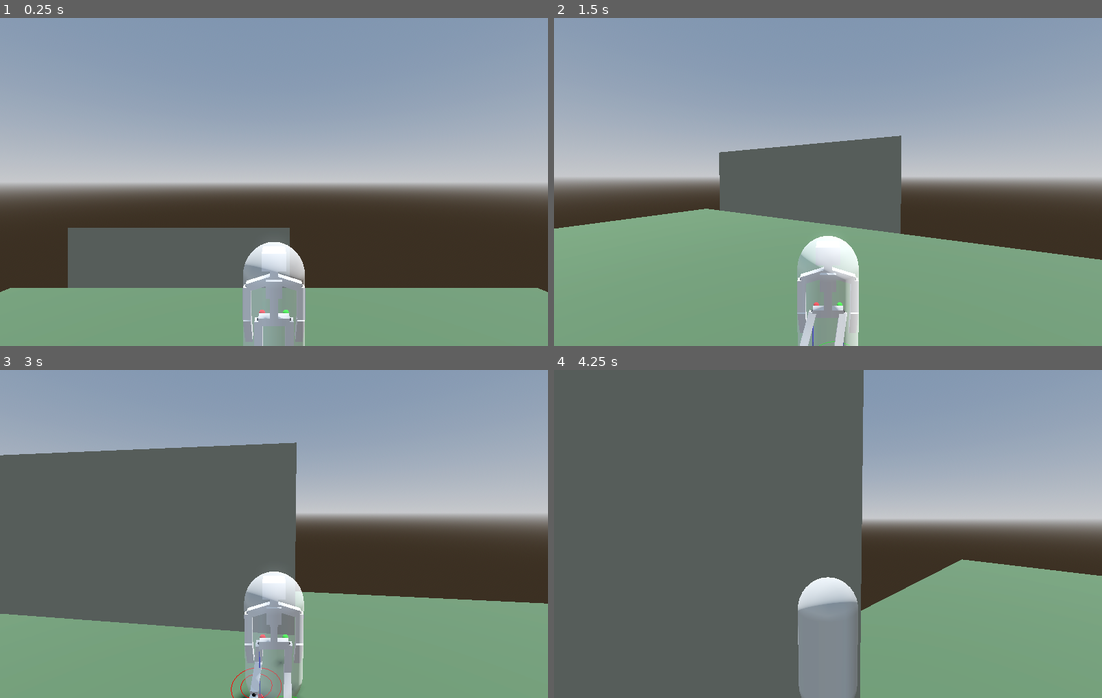
Above: before the commit, frames 1-4 (two rows, left to right).
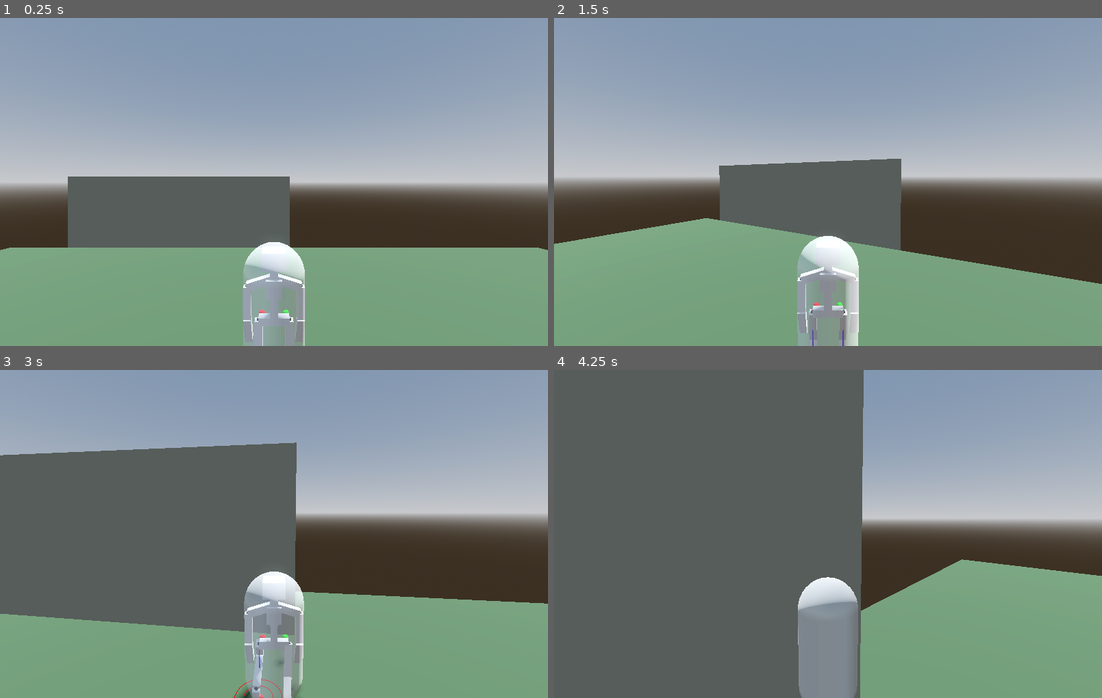
Above: after the commit, the same moments.

Repository: marcolatellafrias/character-parametric
Game: Godot game, scene res://Scenes/Demo.tscn
Two runs of this game, one before a commit and one after it. Both use one fixed random seed, a clock stepped at 60 frames per second and the inputs below.
Inputs (mouse positions are in pixels of both pictures, inside the frame that each line leads up to):
- Up to frame 1 (0.25 s): no input
- Up to frame 2 (1.5 s): move the mouse to (855, 182) at 0.52 s; hold E 0.53-1.28 s; hold W (move_forward) from 0.53 s (still down); tap Space (jump) at 0.77 s; move the mouse to (800, 182) at 1.27 s; tap Q at 1.35 s
- Up to frame 3 (3 s): keep holding W (move_forward); tap Space (jump) at 1.52 s; move the mouse to (284, 527) at 2.02 s; hold E 2.03-2.78 s; move the mouse to (268, 540) at 2.77 s; tap Q at 2.85 s
- Up to frame 4 (4.25 s): keep holding W (move_forward); tap Space (jump) at 3.02, 3.77 s; move the mouse to (866, 537) at 3.52 s; hold E from 3.53 s (still down)

The runs differ from the first frame. In frame 1, 17% of the frame differs, in the area x 0-100%, y 48-93%; in frame 2, 6.9%; in frame 3, 0.3%; in frame 4, less than 0.1%.

Commit message:
Descripción del cambio (por ejemplo: agregar animación de salto)

Diff:
--- a/Scenes/Demo.tscn
+++ b/Scenes/Demo.tscn
@@ -116,7 +116,7 @@
 mesh = SubResource("CapsuleMesh_umjme")
 
 [node name="player_root" type="Node3D" parent="."]
-transform = Transform3D(1, 0, 0, 0, 1, 0, 0, 0, 1, 0, 4.593111, -5.5539103)
+transform = Transform3D(1, 0, 0, 0, 1, 0, 0, 0, 1, 0, 2.2827277, -5.5539103)
 
 [node name="player_controller" type="CharacterBody3D" parent="player_root"]
 script = ExtResource("6_oilx1")
--- a/scripts/bone_instantiator.gd
+++ b/scripts/bone_instantiator.gd
@@ -41,6 +41,9 @@
 var step_radius_turn := 0.2
 @export var distance_from_ground_factor := 0.1 #10% del tamaño de sus piernas desde el suelo
 var distance_from_ground: float
+# Adjustable step settings
+const STEP_SPEED_MPS  := 6.0      # how fast the foot travels toward its new spot
+const STEP_HEIGHT     := 0.4     # how high the foot lifts during the step
 
 #IK variables
 @onready var ik_targets := $"../../ik_targets"
@@ -101,6 +104,9 @@
 @onready var collision_shape : CollisionShape3D = $"../CollisionShape3D"
 var previous_transform : Transform3D
 
+func _ready() -> void:
+	initialize_skeleton()
+
 func update_sizes() -> void:
 	# Evitar división por cero
 	var total := legs_to_feet_proportion + chest_to_low_spine_proportion + neck_to_head_proportion
@@ -148,13 +154,8 @@
 	var arm_total := leg_height #torso_height * arms_proportion
 	upper_arm_size = Vector3(0.1, arm_total * 0.45, 0.1)
 	lower_arm_size = Vector3(0.1, arm_total * 0.55, 0.1)
-	raycast_leg_lenght = leg_height + 0.05
+	raycast_leg_lenght = leg_height
 	distance_from_ground = leg_height * (distance_from_ground_factor)
-	#var ground_collision_mesh = CapsuleMesh.new()
-	#ground_collision_mesh.height = feet_to_head_height
-	#ground_collision_mesh.radius = hip_width.y * 2
-	#collision_shape.shape = ground_collision_mesh
-	#collision_shape.translate(Vector3(0, leg_height - (leg_height - distance_from_ground) ,0))
 	if collision_shape is CollisionShape3D:
 		if collision_shape.shape is CapsuleShape3D:
 			var radius :=  hip_width.y * 2
@@ -166,10 +167,6 @@
 			character_controller.add_child.call_deferred(DebugUtil.create_debug_capsule(radius,  height, y_offset))
 			print("added capsule debug")
 
-
-func _ready() -> void:
-	initialize_skeleton()
-
 func initialize_skeleton() -> void:
 	for bone in get_children():
 		bone.queue_free()
@@ -215,227 +212,40 @@
 	create_ik_controls()
 
 func create_ik_controls() -> void:
-	left_leg_raycast = RayCast3D.new()
-	left_leg_raycast.target_position = Vector3(0,-raycast_leg_lenght,0)
-	left_leg_raycast.add_child(DebugUtil.create_debug_line(raycast_color, raycast_leg_lenght))
-	left_leg_raycast.translate(Vector3(-hip_width.y,0,0))
+	#Agrego cosas q se mueven con el pj, como hijos
+	left_leg_raycast = IkUtil.create_leg_raycast(-hip_width.y, raycast_color, raycast_leg_lenght)
+	right_leg_raycast = IkUtil.create_leg_raycast(hip_width.y, raycast_color, raycast_leg_lenght)
 	add_child(left_leg_raycast)
-	right_leg_raycast = RayCast3D.new()
-	right_leg_raycast.target_position = Vector3(0,-raycast_leg_lenght,0)
-	right_leg_raycast.add_child(DebugUtil.create_debug_line(raycast_color, raycast_leg_lenght))
-	right_leg_raycast.translate(Vector3(hip_width.y,0,0))
 	add_child(right_leg_raycast)
-
-	# === LEFT POLE ===
-	left_leg_pole = Node3D.new()
+	left_leg_pole = IkUtil.create_pole(left_lower_leg, pole_distance, left_color,self)
+	right_leg_pole = IkUtil.create_pole(right_lower_leg, pole_distance, right_color,self)
 	add_child(left_leg_pole)
-	left_leg_pole.global_position = left_lower_leg.global_position + left_lower_leg.global_transform.basis.z * pole_distance
-	left_leg_pole.add_child(DebugUtil.create_debug_sphere(left_color))
-
-	# === RIGHT POLE ===
-	right_leg_pole = Node3D.new()
 	add_child(right_leg_pole)
-	right_leg_pole.global_position = right_lower_leg.global_position + right_lower_leg.global_transform.basis.z * pole_distance
-	right_leg_pole.add_child(DebugUtil.create_debug_sphere(right_color))
-
-	# === IK TARGETS ===
-	left_leg_next_target = Node3D.new()
+	left_leg_next_target = IkUtil.create_next_target(-hip_width.y, left_color, raycast_leg_lenght)
+	right_leg_next_target = IkUtil.create_next_target(hip_width.y, right_color, raycast_leg_lenght)
 	add_child(left_leg_next_target)
-	left_leg_next_target.position = Vector3(-hip_width.y,-raycast_leg_lenght,0)
-	left_leg_next_target.add_child(DebugUtil.create_debug_sphere(left_color))
-
-	right_leg_next_target = Node3D.new()
 	add_child(right_leg_next_target)
-	right_leg_next_target.position = Vector3(hip_width.y,-raycast_leg_lenght,0)
-	right_leg_next_target.add_child(DebugUtil.create_debug_sphere(right_color))
-
-	left_leg_current_target = create_ik_target(left_color)
+
+	#Agrego cosas q se mueven con el mundo, en ik_targets
+	left_leg_current_target = IkUtil.create_ik_target(left_color, step_radius_walk, step_radius_turn)
+	right_leg_current_target = IkUtil.create_ik_target(right_color, step_radius_walk, step_radius_turn)
 	ik_targets.add_child(left_leg_current_target)
-	right_leg_current_target = create_ik_target(right_color)
 	ik_targets.add_child(right_leg_current_target)
 
-
-func create_ik_target(color: Color) -> Node3D:
-	var _ik_target = Node3D.new()
-	_ik_target.add_child(DebugUtil.create_debug_cube(color))
-	_ik_target.add_child(DebugUtil.create_debug_ring(color,step_radius_walk))
-	_ik_target.add_child(DebugUtil.create_debug_ring(color,step_radius_turn))
-	return _ik_target
-
-func solve_leg_ik(
-	upper_bone: CustomBone,
-	lower_bone: CustomBone,
-	ik_target: Vector3,
-	pole_target: Vector3
-) -> void:
-	var root_pos  : Vector3 = upper_bone.global_position
-	var target_pos: Vector3 = ik_target
-	var upper_len : float   = upper_bone.length
-	var lower_len : float   = lower_bone.length
-
-	# ---- Direction & reach ----
-	var root_to_target = target_pos - root_pos
-	var total_len = root_to_target.length()
-	var clamped_len = clamp(total_len, 0.001, upper_len + lower_len)
-	var dir_to_target = root_to_target.normalized()
-
-	# ---- Bend plane using pole ----
-	var raw_pole = (pole_target - root_pos).normalized()
-	var right_vec = dir_to_target.cross(raw_pole)
-	if right_vec.length() < 1e-6:
-		right_vec = dir_to_target.orthogonal()
-	var bend_plane_normal = right_vec.normalized()
-	var pole_on_plane = (bend_plane_normal.cross(dir_to_target)).normalized()
-
-	# ---- Knee position (law of cosines) ----
-	var a = upper_len
-	var b = lower_len
-	var c = clamped_len
-	var cosA = clamp((a*a + c*c - b*b) / (2.0 * a * c), -1.0, 1.0)
-	var sinA = sqrt(max(0.0, 1.0 - cosA * cosA))
-	var knee_pos = root_pos + dir_to_target * (cosA * a) + pole_on_plane * (sinA * a)
-
-	# ---- Segment directions ----
-	var upper_dir = (knee_pos - root_pos).normalized()
-	var lower_dir = (target_pos - knee_pos).normalized()
-
-	# ---- Build world bases directly from REST -> POSE mapping ----
-	var upper_rest = Basis.from_euler(upper_bone.rest_rotation)
-	var lower_rest = Basis.from_euler(lower_bone.rest_rotation)
-
-	upper_bone.global_transform.basis = _pose_from_rest_to(upper_dir, pole_on_plane, upper_rest)
-	lower_bone.global_transform.basis = _pose_from_rest_to(lower_dir, pole_on_plane, lower_rest)
-
-func _pose_from_rest_to(dir: Vector3, pole: Vector3, rest_basis: Basis) -> Basis:
-	var y = dir.normalized()
-
-	# 1) Shortest-arc rotation that moves REST +Y onto desired direction
-	var rest_y = rest_basis.y.normalized()
-	var c = clamp(rest_y.dot(y), -1.0, 1.0)
-	var align: Basis
-	if c > 0.999999:
-		align = Basis() # already aligned
-	elif c < -0.999999:
-		var axis = rest_y.cross(Vector3.RIGHT)
-		if axis.length_squared() < 0.0001:
-			axis = rest_y.cross(Vector3.UP)
-			axis = axis.normalized()
-			align = Basis(axis, PI) # 180° flip
-	else:
-		var axis = rest_y.cross(y).normalized()
-		var angle = acos(c)
-		align = Basis(axis, angle)
-
-	# 2) Twist around the direction so REST X matches the pole projection
-	var projected_pole = (pole - y * pole.dot(y)).normalized()
-	if projected_pole.length() < 1e-6:
-		projected_pole = y.orthogonal().normalized()
-
-# NEW: make the leg's local -Z align with the pole direction on the bend plane
-	var ref_axis = (align * rest_basis).z.normalized()  # treat -Z as "forward"
-	var s = ref_axis.cross(projected_pole).dot(y)
-	var t = ref_axis.dot(projected_pole)
-	var twist_angle = atan2(s, t)
-	var twist = Basis(y, twist_angle)
-
-	# Final world basis
-	return twist * align * rest_basis
-
-func _is_stepping(n: Node) -> bool:
-	return n.has_meta("stepping") and bool(n.get_meta("stepping"))
-
-func _mark_stepping(n: Node, stepping: bool) -> void:
-	n.set_meta("stepping", stepping)
-
-# --- Main loop (pass the opposite current_target) ---------------
 func _physics_process(_delta: float) -> void:
 	var isRotating := false
 	var isTranslating := false
 	if character_controller:
 		previous_transform = character_controller.transform
-	left_leg_current_target = update_ik_raycast(
+	left_leg_current_target = IkUtil.update_ik_raycast(
 		left_leg_raycast, left_leg_next_target, left_leg_current_target,
 		left_upper_leg, left_lower_leg, left_leg_pole,
-		right_leg_current_target  # 👈 pass the opposite leg
+		right_leg_current_target,  # 👈 pass the opposite leg
+		step_radius_walk, STEP_HEIGHT, STEP_SPEED_MPS,
 	)
-	right_leg_current_target = update_ik_raycast(
+	right_leg_current_target = IkUtil.update_ik_raycast(
 		right_leg_raycast, right_leg_next_target, right_leg_current_target,
 		right_upper_leg, right_lower_leg, right_leg_pole,
-		left_leg_current_target   # 👈 pass the opposite leg
+		left_leg_current_target,   # 👈 pass the opposite leg
+		step_radius_walk, STEP_HEIGHT, STEP_SPEED_MPS,
 	)
-
-# --- IK update with "opposite leg is stepping" gate -------------
-func update_ik_raycast(
-	raycast: RayCast3D, next_target: Node3D, current_target: Node3D,
-	upper_leg: CustomBone, lower_leg: CustomBone, pole: Node3D,
-	opposite_target: Node3D
-) -> Node3D:
-	raycast.force_raycast_update()
-	if raycast.is_colliding():
-		var collision_point: Vector3 = raycast.get_collision_point()
-		next_target.global_position = collision_point
-
-		var dist_traveled_xz := (
-			Vector2(next_target.global_position.x, next_target.global_position.z) -
-			Vector2(current_target.global_position.x, current_target.global_position.z)
-		).length_squared() * 2
-
-		# Only step if:
-		# 1) we exceeded the radius,
-		# 2) the opposite leg is NOT tweening,
-		# 3) this leg is NOT already tweening
-		if dist_traveled_xz > step_radius_walk \
-		and not _is_stepping(opposite_target) \
-		and not _is_stepping(current_target):
-			var dist: float = current_target.global_position.distance_to(next_target.global_position)
-			var duration: float = clamp(dist / STEP_SPEED_MPS, 0.06, 0.25)
-			_tween_foot_to(current_target, current_target.global_position, collision_point, duration, STEP_HEIGHT)
-	else:
-		# Snap only if we’re not mid-step
-		if not _is_stepping(current_target):
-			_tween_foot_to(current_target, current_target.global_position, next_target.global_position, 0.0, STEP_HEIGHT)
-
-	solve_leg_ik(upper_leg, lower_leg, current_target.global_position, pole.global_position)
-	return current_target
-
-
-# Adjustable step settings
-const STEP_SPEED_MPS  := 6.0      # how fast the foot travels toward its new spot
-const STEP_HEIGHT     := 0.4     # how high the foot lifts during the step
-
-func _tween_foot_to(node: Node3D, from_pos: Vector3, to_pos: Vector3, duration: float, height: float = STEP_HEIGHT) -> void:
-	# Kill any in-flight tween for this node
-	if node.has_meta("ik_tween"):
-		var old: Tween = node.get_meta("ik_tween")
-		if old and old.is_running():
-			old.kill()
-
-	# Instant snap: no tween, clear flags
-	if duration <= 0.0 or from_pos.is_equal_approx(to_pos):
-		node.global_position = to_pos
-		node.set_meta("ik_tween", null)
-		node.set_meta("stepping", false)
-		return
-
-	var tween := get_tree().create_tween()
-	tween.set_process_mode(Tween.TWEEN_PROCESS_PHYSICS)
-	node.set_meta("ik_tween", tween)
-	node.set_meta("stepping", true) # mark as stepping while tween runs
-
-	var from := from_pos
-	var to   := to_pos
-
-	# Tween with a small vertical arc using tween_method
-	tween.tween_method(
-		func(p: float) -> void:
-			# p goes 0..1 — lerp on XZ and add a soft arc on Y
-			var pos := from.lerp(to, p)
-			pos.y += sin(p * PI) * height
-			node.global_position = pos
-	, 0.0, 1.0, duration).set_trans(Tween.TRANS_SINE).set_ease(Tween.EASE_OUT)
-
-	# Cleanup metas when finished
-	tween.finished.connect(func() -> void:
-		node.set_meta("ik_tween", null)
-		node.set_meta("stepping", false)
-	)
--- a/scripts/custom_bone.gd
+++ b/scripts/custom_bone.gd
@@ -85,3 +85,45 @@
 	var offset_rotation := Vector3(0.0, y_offset_rotation, z_offset_rotation)
 	var final_rest_rotation := base_rotation + offset_rotation
 	return create(new_capsule_dimensions, final_rest_rotation, new_color, new_parent, use_parent_end_as_pivot)
+
+func pose_from_rest_to(dir: Vector3, pole: Vector3) -> Basis:
+	# Compute the rest basis from the bone's stored rest_rotation
+	var rest_basis := Basis.from_euler(rest_rotation) # rest_rotation must be in radians
+
+	# Normalize target direction
+	var y = dir.normalized()
+
+	# --- 1) Align REST +Y to desired direction ---
+	var rest_y = rest_basis.y.normalized()
+	var c = clamp(rest_y.dot(y), -1.0, 1.0)
+	var align := Basis()
+
+	if c > 0.999999:
+		# Already aligned
+		align = Basis()
+	elif c < -0.999999:
+		# Opposite direction -> 180° flip
+		var axis = rest_y.cross(Vector3.RIGHT)
+		if axis.length_squared() < 0.0001:
+			axis = rest_y.cross(Vector3.UP)
+		axis = axis.normalized()
+		align = Basis(axis, PI)
+	else:
+		var axis = rest_y.cross(y).normalized()
+		var angle = acos(c)
+		align = Basis(axis, angle)
+
+	# --- 2) Twist so REST X matches pole projection ---
+	var projected_pole = (pole - y * pole.dot(y)).normalized()
+	if projected_pole.length() < 1e-6:
+		projected_pole = y.orthogonal().normalized()
+
+	# Align local -Z with pole direction (bend plane)
+	var ref_axis = (align * rest_basis).z.normalized()  # treat -Z as "forward"
+	var s = ref_axis.cross(projected_pole).dot(y)
+	var t = ref_axis.dot(projected_pole)
+	var twist_angle = atan2(s, t)
+	var twist = Basis(y, twist_angle)
+
+	# --- Combine ---
+	return twist * align * rest_basis
--- /dev/null
+++ b/scripts/ik_util.gd
@@ -0,0 +1,145 @@
+class_name IkUtil
+
+static func create_pole(lower_leg: CustomBone, distance: float, color: Color, parent: Node) -> Node3D:
+	var pole := Node3D.new()
+	parent.add_child(pole) # parent first so global == what you expect
+	var fwd := (lower_leg.global_basis.z).normalized() # Godot forward is -Z
+	pole.global_position = lower_leg.global_transform.origin + fwd * distance
+	pole.add_child(DebugUtil.create_debug_sphere(color))
+	return pole
+
+static func create_leg_raycast(x_offset: float, color: Color, length: float) -> RayCast3D:
+	var raycast = RayCast3D.new()
+	raycast.target_position = Vector3(0, -length, 0)
+	raycast.add_child(DebugUtil.create_debug_line(color, length))
+	raycast.translate(Vector3(x_offset, 0, 0))
+	return raycast
+
+static func create_next_target(x_offset: float, color: Color, length: float) -> Node3D:
+	var target = Node3D.new()
+	target.position = Vector3(x_offset, -length, 0)
+	target.add_child(DebugUtil.create_debug_sphere(color))
+	return target
+
+static func create_ik_target(color: Color, walk_radius: float, turn_radius: float) -> Node3D:
+	var _ik_target = Node3D.new()
+	_ik_target.add_child(DebugUtil.create_debug_cube(color))
+	_ik_target.add_child(DebugUtil.create_debug_ring(color,walk_radius))
+	_ik_target.add_child(DebugUtil.create_debug_ring(color,turn_radius))
+	return _ik_target
+
+static func solve_leg_ik(upper_bone: CustomBone, lower_bone: CustomBone, ik_target: Vector3, pole_target: Vector3) -> void:
+	var root_pos  : Vector3 = upper_bone.global_position
+	var target_pos: Vector3 = ik_target
+	var upper_len : float   = upper_bone.length
+	var lower_len : float   = lower_bone.length
+
+	# ---- Direction & reach ----
+	var root_to_target = target_pos - root_pos
+	var total_len = root_to_target.length()
+	var clamped_len = clamp(total_len, 0.001, upper_len + lower_len)
+	var dir_to_target = root_to_target.normalized()
+
+	# ---- Bend plane using pole ----
+	var raw_pole = (pole_target - root_pos).normalized()
+	var right_vec = dir_to_target.cross(raw_pole)
+	if right_vec.length() < 1e-6:
+		right_vec = dir_to_target.orthogonal()
+	var bend_plane_normal = right_vec.normalized()
+	var pole_on_plane = (bend_plane_normal.cross(dir_to_target)).normalized()
+
+	# ---- Knee position (law of cosines) ----
+	var a = upper_len
+	var b = lower_len
+	var c = clamped_len
+	var cosA = clamp((a*a + c*c - b*b) / (2.0 * a * c), -1.0, 1.0)
+	var sinA = sqrt(max(0.0, 1.0 - cosA * cosA))
+	var knee_pos = root_pos + dir_to_target * (cosA * a) + pole_on_plane * (sinA * a)
+
+	# ---- Segment directions ----
+	var upper_dir = (knee_pos - root_pos).normalized()
+	var lower_dir = (target_pos - knee_pos).normalized()
+
+	# ---- Build world bases directly from REST -> POSE mapping ----
+	var upper_rest = Basis.from_euler(upper_bone.rest_rotation)
+	var lower_rest = Basis.from_euler(lower_bone.rest_rotation)
+
+	upper_bone.global_transform.basis = upper_bone.pose_from_rest_to(upper_dir, pole_on_plane)
+	lower_bone.global_transform.basis = upper_bone.pose_from_rest_to(lower_dir, pole_on_plane)
+
+
+
+# --- IK update with "opposite leg is stepping" gate -------------
+static func update_ik_raycast(
+	raycast: RayCast3D, next_target: Node3D, current_target: Node3D,
+	upper_leg: CustomBone, lower_leg: CustomBone, pole: Node3D,
+	opposite_target: Node3D, step_radius: float, step_height: float, step_speed: float,
+) -> Node3D:
+	raycast.force_raycast_update()
+	if raycast.is_colliding():
+		var collision_point: Vector3 = raycast.get_collision_point()
+		next_target.global_position = collision_point
+
+		var dist_traveled_xz := (
+			Vector2(next_target.global_position.x, next_target.global_position.z) -
+			Vector2(current_target.global_position.x, current_target.global_position.z)
+		).length_squared() * 2
+
+		if dist_traveled_xz > step_radius \
+		and not _is_stepping(opposite_target) \
+		and not _is_stepping(current_target):
+			var dist: float = current_target.global_position.distance_to(next_target.global_position)
+			var duration: float = clamp(dist / step_speed, 0.06, 0.25)
+			_tween_foot_to(current_target, current_target.global_position, collision_point, duration, step_height)
+	else:
+		# Snap only if we’re not mid-step
+		if not _is_stepping(current_target):
+			_tween_foot_to(current_target, current_target.global_position, next_target.global_position, 0.0, step_height)
+
+	solve_leg_ik(upper_leg, lower_leg, current_target.global_position, pole.global_position)
+	return current_target
+
+
+static func _tween_foot_to(node: Node3D, from_pos: Vector3, to_pos: Vector3, duration: float, step_height: float) -> void:
+	# Kill any in-flight tween for this node
+	if node.has_meta("ik_tween"):
+		var old: Tween = node.get_meta("ik_tween")
+		if old and old.is_running():
+			old.kill()
+
+	# Instant snap: no tween, clear flags
+	if duration <= 0.0 or from_pos.is_equal_approx(to_pos):
+		node.global_position = to_pos
+		node.set_meta("ik_tween", null)
+		node.set_meta("stepping", false)
+		return
+
+	var tween := node.get_tree().create_tween()
+	#var tween : = get_tree().create_tween()
+	tween.set_process_mode(Tween.TWEEN_PROCESS_PHYSICS)
+	node.set_meta("ik_tween", tween)
+	node.set_meta("stepping", true) # mark as stepping while tween runs
+
+	var from := from_pos
+	var to   := to_pos
+
+	# Tween with a small vertical arc using tween_method
+	tween.tween_method(
+		func(p: float) -> void:
+			# p goes 0..1 — lerp on XZ and add a soft arc on Y
+			var pos := from.lerp(to, p)
+			pos.y += sin(p * PI) * step_height
+			node.global_position = pos
+	, 0.0, 1.0, duration).set_trans(Tween.TRANS_SINE).set_ease(Tween.EASE_OUT)
+
+	# Cleanup metas when finished
+	tween.finished.connect(func() -> void:
+		node.set_meta("ik_tween", null)
+		node.set_meta("stepping", false)
+	)
+
+static func _is_stepping(n: Node) -> bool:
+	return n.has_meta("stepping") and bool(n.get_meta("stepping"))
+
+static func _mark_stepping(n: Node, stepping: bool) -> void:
+	n.set_meta("stepping", stepping)
Not shown, added: scripts/ik_util.gd.uid
